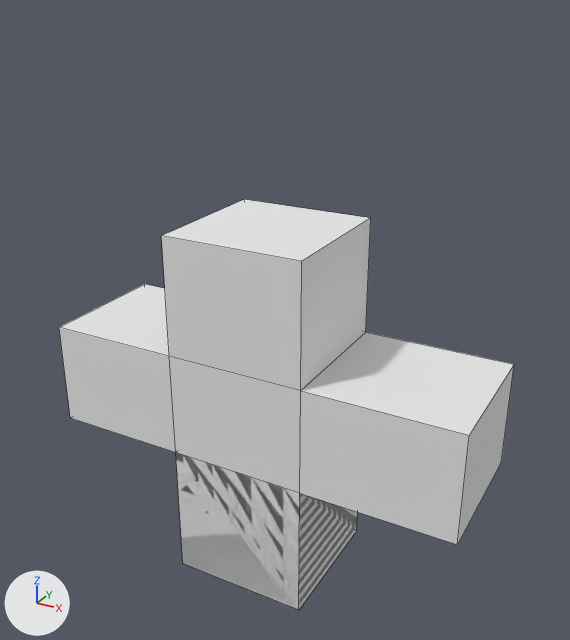
The Blender file jelly/obj/jelly.blend as it was, and as the next commit left it.
Before and after are seen from a 50 mm camera at (4.98, -8.63, 8.26) aimed at (0.11, 0.22, 3.83). Every picture has the same lights, and +X, +Y and +Z are marked at lower left. Mesh edges are drawn as thin lines.
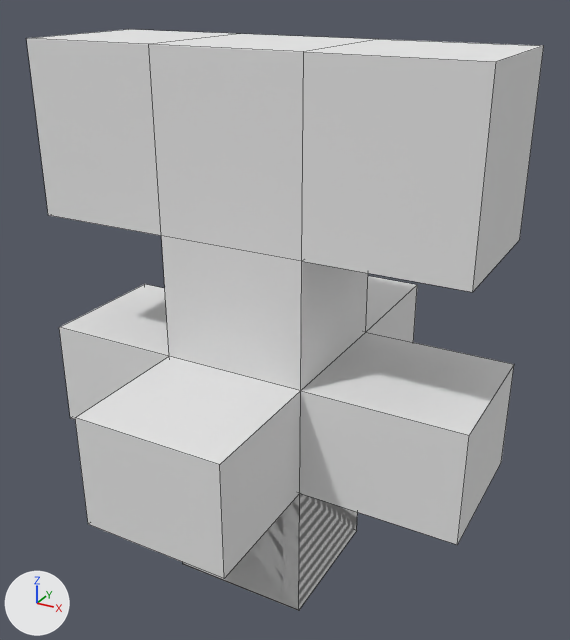
Boxes (x1, y1, x2, y2) around the edits, measured in the pictures (570 x 640 px):
'Cube', reshaped (14% wider, 41% taller)
    before: (59, 199, 514, 611)
    after: (26, 29, 544, 611)
part 1 of me_cube, built on
    before: (162, 199, 370, 493)
    after: (26, 29, 544, 578)

The change, as a list of edits to the scene's bpy script:
```text
Change me_cube:
    used by ob_cube; location = (0.0, 0.0, 0.0)
    remove me_cube.from_pydata(...)  # 32 vertices, 28 faces; spans x -2.98..3.13, y -1.0..1.0, z 0.0..5.23
    add me_cube.from_pydata(...)  # 52 vertices, 48 faces; spans x -2.98..3.13, y -2.83..3.14, z 0.0..7.51
    me_cube part 1
    3 faces are deleted
    20 vertices are added at x -2.92..3.0, y -2.83..3.14, z 2.01..7.51
    23 new faces join them
```
